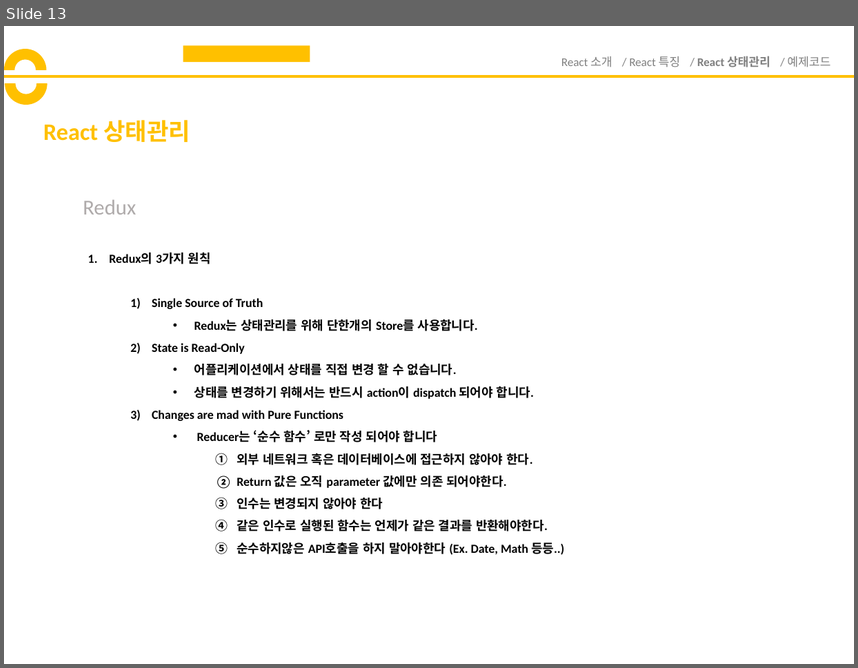
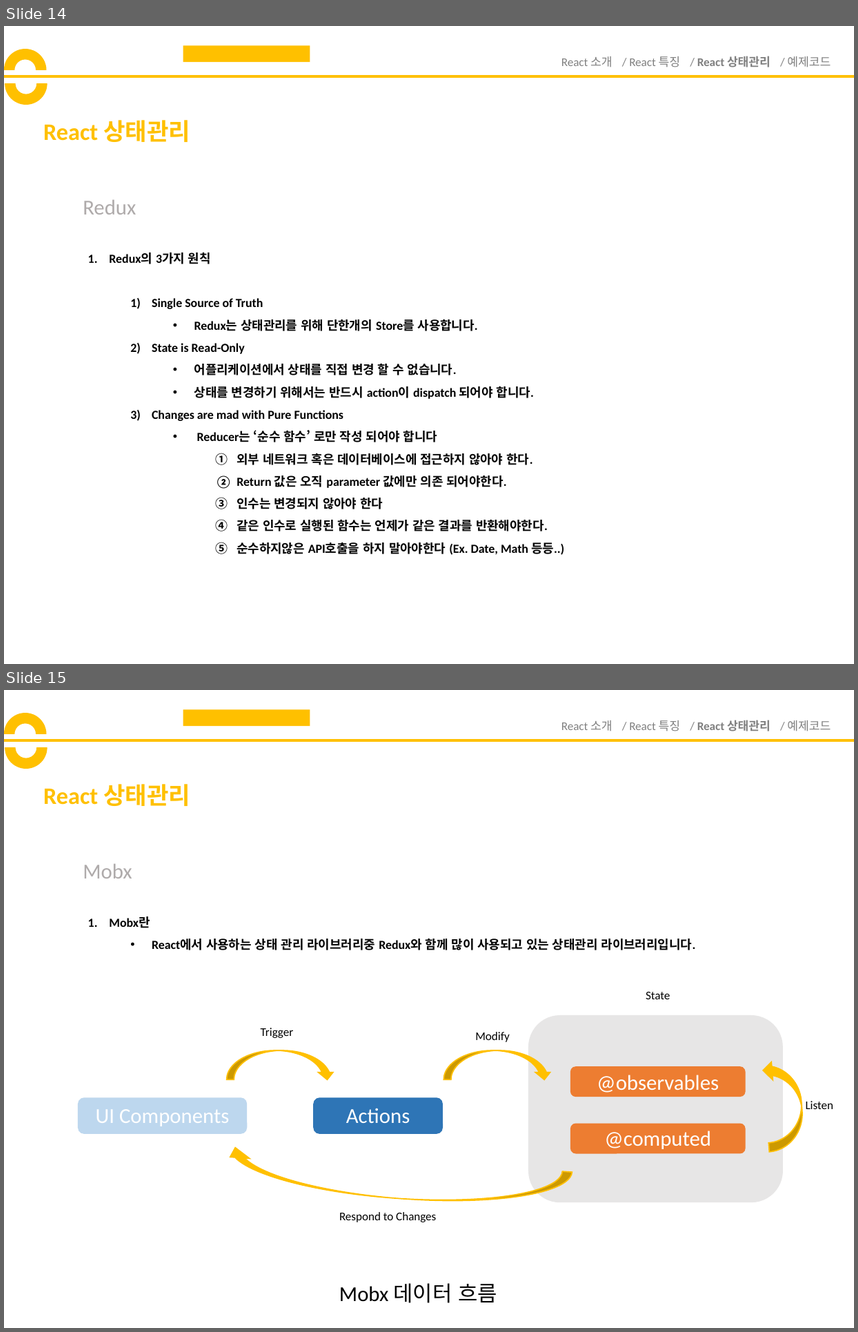
Before and after one commit to yuhyunjae12/ReactStudy, a slide deck: React발표자료.pptx. Shown one above the other, each under a label of ours: slide 13 before the commit, slides 14 and 15 after it. The pictures are 858x668 and 858x1332 pixels, drawn with LibreOffice and Linux fonts; fonts in the diff are those of the drawing. Boxes give left, top, right and bottom in pixels: in the first picture for what was removed or moved away, otherwise in the second. Text is boxed around its words. In the diff, an @@ line names an element or a change of style, - is before the commit and + after.

```diff
--- a/React발표자료.pptx
+++ b/React발표자료.pptx
@@ slide 15 added at [4,690,854,1328], background #FFFFFF @@
@@ rectangle added at [183,709,310,726], fill #FFC000 @@
@@ arch (boxed as its full ring) added at [4,713,47,756], fill #FFC000 @@
@@ arch (boxed as its full ring) added at [5,727,47,769], fill #FFC000 @@
@@ text added at [562,720,831,731], 10 pt, text #808080 @@
+React 소개 / React 특징 / React 상태관리 / 예제코드
@@ line added from (4, 740) to (854, 740), #FFC000 2.25 pt @@
@@ title added at [43,784,190,806], 20 pt, text #FFC000, bold @@
+React 상태관리
@@ text added at [83,864,132,878], 18 pt, text #AFABAB @@
+Mobx
@@ text added at [109,916,696,950], 10.5 pt, text #000000, bold @@
+1. Mobx란
+  • React에서 사용하는 상태 관리 라이브러리중 Redux와 함께 많이 사용되고 있는 상태관리 라이브러리입니다.
@@ text added at [646,992,670,999], 10 pt, text #000000 @@
+State
@@ rounded rectangle added at [529,1016,783,1202], fill #E7E6E6, outline #E7E6E6 1 pt @@
@@ text added at [261,1027,294,1038], 10 pt, text #000000 @@
+Trigger
@@ text added at [475,1032,509,1042], 10 pt, text #000000 @@
+Modify
@@ curved down arrow added at [227,1050,335,1079], fill #FFC000, outline #FFC000 1 pt @@
@@ curved down arrow added at [444,1050,551,1079], fill #FFC000, outline #FFC000 1 pt @@
@@ curved right arrow added at [762,1058,805,1152], fill #FFC000, outline #FFC000 1 pt @@
@@ rounded rectangle added at [571,1067,745,1096], fill #ED7D31, outline #ED7D31 1 pt @@
@@ text added at [597,1074,719,1092], 18 pt, text #FFFFFF @@
+@observables
@@ rounded rectangle added at [79,1098,247,1133], fill #BDD7EE, outline #BDD7EE 1 pt @@
@@ rounded rectangle added at [314,1098,443,1133], fill #2E75B6, outline #2E75B6 1 pt @@
@@ text added at [806,1101,834,1109], 10 pt, text #000000 @@
+Listen
@@ text added at [96,1109,229,1126], 18 pt, text #FFFFFF @@
+UI Components
@@ text added at [346,1107,410,1123], 18 pt, text #FFFFFF @@
+Actions
@@ rounded rectangle added at [571,1123,745,1152], fill #ED7D31, outline #ED7D31 1 pt @@
@@ text added at [604,1130,711,1149], 18 pt, text #FFFFFF @@
+@computed
@@ curved down arrow added at [222,1147,572,1211], fill #FFC000, outline #FFC000 1 pt @@
@@ text added at [339,1212,436,1222], 10 pt, text #000000 @@
+Respond to Changes
@@ text added at [339,1283,497,1303], 18 pt, text #000000 @@
+Mobx 데이터 흐름
@@ what was slide 13 is now slide 14 @@
```
Also in this commit, not shown: 2 slides changed, 3 other slides added.
